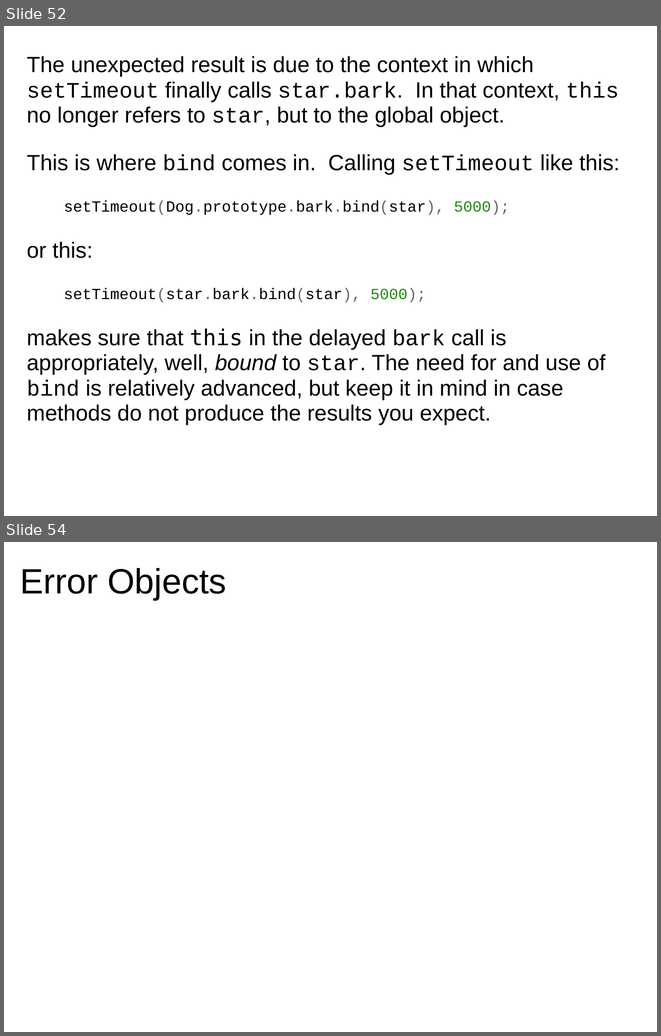
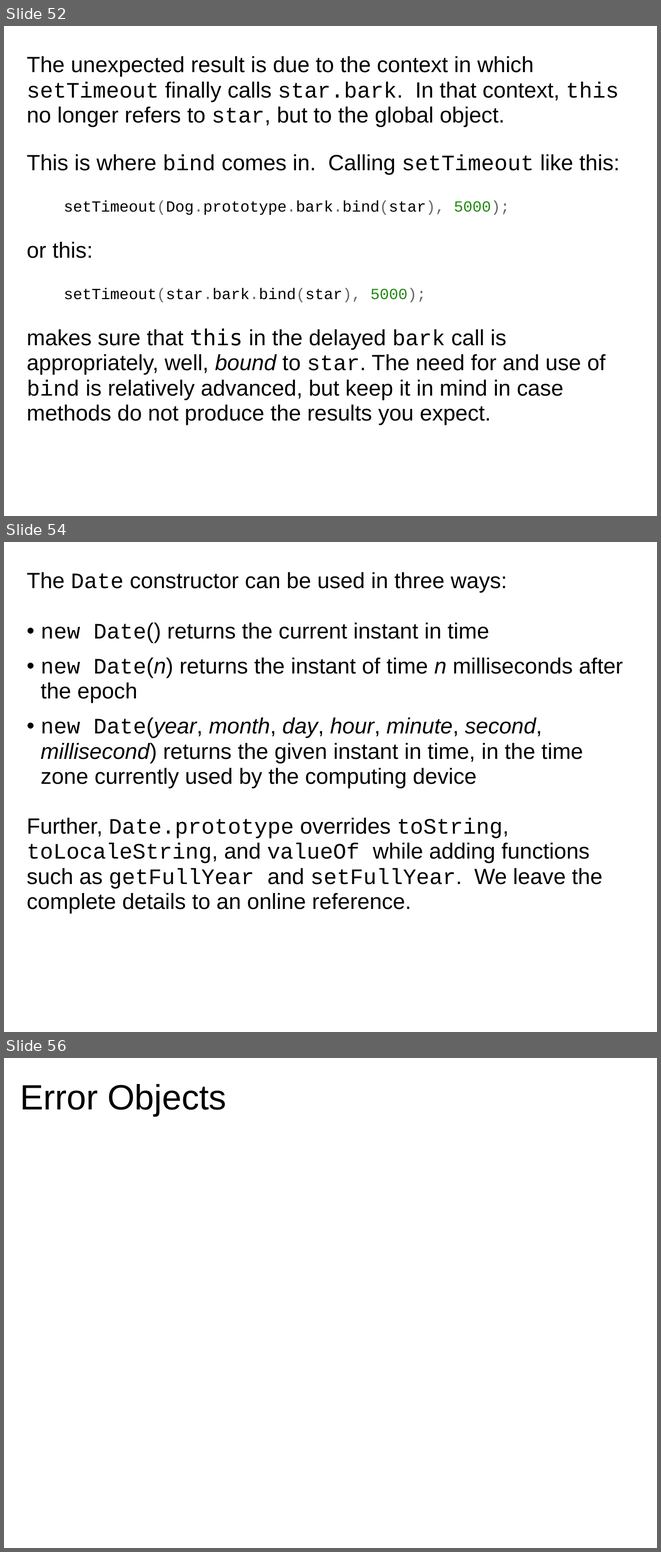
Before and after one commit to dondi/javascript-book, a slide deck: presentations/Chapter_7_Presentation.ppt. Shown one above the other, each under a label of ours: slides 52 and 54 before the commit, slides 52, 54 and 56 after it; the slides between them are not shown. The pictures are 661x1036 and 661x1552 pixels, drawn with LibreOffice and Linux fonts; fonts in the diff are those of the drawing; background and template pictures are left out. Boxes give left, top, right and bottom in pixels: in the first picture for what was removed or moved away, otherwise in the second. Text is boxed around its words. In the diff, an @@ line names an element or a change of style, - is before the commit and + after.

```diff
--- a/presentations/Chapter_7_Presentation.ppt
+++ b/presentations/Chapter_7_Presentation.ppt
@@ slide 54 added at (4, 542, 657, 1032), background picture (left out) @@
@@ text added at (27, 572, 623, 913), 27 pt, text #000000 @@
+The Date constructor can be used in three ways:
+• new Date() returns the current instant in time
+• new Date(n) returns the instant of time n milliseconds after the epoch
+• new Date(year, month, day, hour, minute, second, millisecond) returns the given instant in time, in the time zone currently used by the computing device
+Further, Date.prototype overrides toString, toLocaleString, and valueOf while adding functions such as getFullYear and setFullYear. We leave the complete details to an online reference.
@@ what was slide 54 is now slide 56 @@
```
Also in this commit, not shown: 2 other slides added, 1 slide removed.
